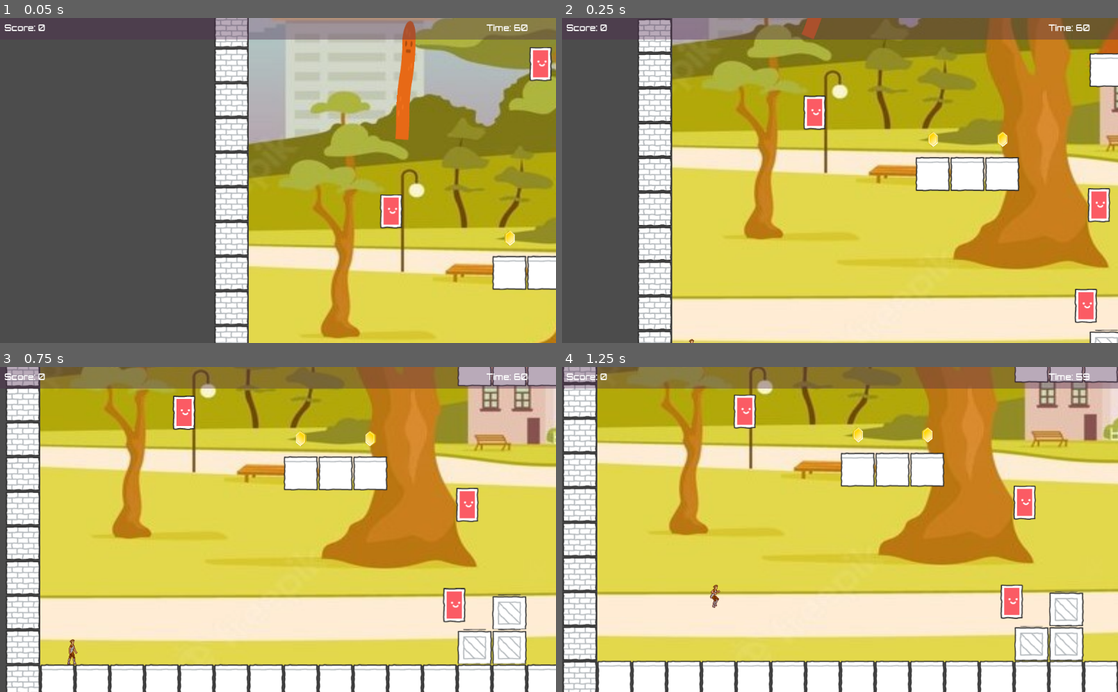
Above: before the commit, frames 1-4 (two rows, left to right).
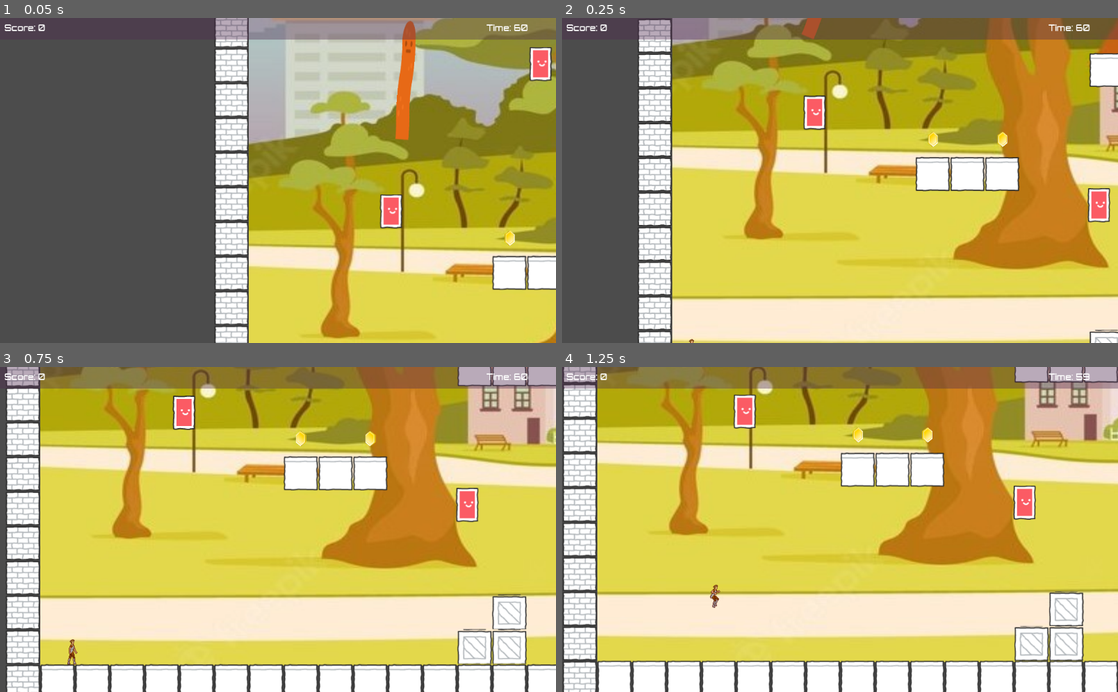
Above: after the commit, the same moments.

Repository: NelsonAlemanMoreno/Final-Project-Time_for_Dinner
Game: Godot game, scene res://Levels/Level2.tscn
The game is run twice, just before and just after one commit, with the same random seed, the same clock (stepped at 60 frames per second) and the same inputs. This scene is started directly instead of the project's main scene. The engine's default icon, where the game draws it, is replaced by a stand-in: a white triangle on a blue panel in a dark square.
Inputs:
- Up to frame 1 (0.05 s): no input
- Up to frame 2 (0.25 s): no input
- Up to frame 3 (0.75 s): hold D (right) from 0.53 s (still down)
- Up to frame 4 (1.25 s): keep holding D (right); tap W (jump) at 0.77 s

Frame 1 is identical in both runs. In frame 2, 0.4% of the frame differs, in the area x 92-97%, y 83-95%; in frame 3, 0.4%, in the area x 79-84%, y 67-79%; in frame 4, 0.4%.

Commit message:
map creation
map creation

Diff:
--- a/Levels/Level2.tscn
+++ b/Levels/Level2.tscn
@@ -499,7 +499,7 @@
 con_right = Vector2( 3608, 152 )
 
 [node name="Enemy7" parent="Enemy_Container" instance=ExtResource( 11 )]
-position = Vector2( 2036, 98 )
+position = Vector2( 2117, -349 )
 con_left = Vector2( 3608, -312 )
 con_right = Vector2( 3608, 152 )
 
@@ -514,7 +514,7 @@
 con_right = Vector2( 3608, 152 )
 
 [node name="Enemy11" parent="Enemy_Container" instance=ExtResource( 11 )]
-position = Vector2( 1691, 209 )
+position = Vector2( 1811, 380 )
 con_left = Vector2( 3608, -312 )
 con_right = Vector2( 3608, 152 )
 
@@ -528,9 +528,6 @@
 con_left = Vector2( 3608, -312 )
 con_right = Vector2( 3608, 152 )
 
-[node name="Enemy13" parent="Enemy_Container" instance=ExtResource( 11 )]
-position = Vector2( 818, 524 )
-
 [node name="Enemy14" parent="Enemy_Container" instance=ExtResource( 11 )]
 position = Vector2( 842, 338 )
 
@@ -560,15 +557,6 @@
 
 [node name="Enemy23" parent="Enemy_Container" instance=ExtResource( 11 )]
 position = Vector2( 3178, 104 )
-
-[node name="Enemy24" parent="Enemy_Container" instance=ExtResource( 11 )]
-position = Vector2( 3448, -190 )
-
-[node name="Enemy25" parent="Enemy_Container" instance=ExtResource( 11 )]
-position = Vector2( 2726, 508 )
-
-[node name="Enemy26" parent="Enemy_Container" instance=ExtResource( 11 )]
-position = Vector2( 1575, 502 )
 
 [node name="Camera" type="Camera2D" parent="."]
 current = true
